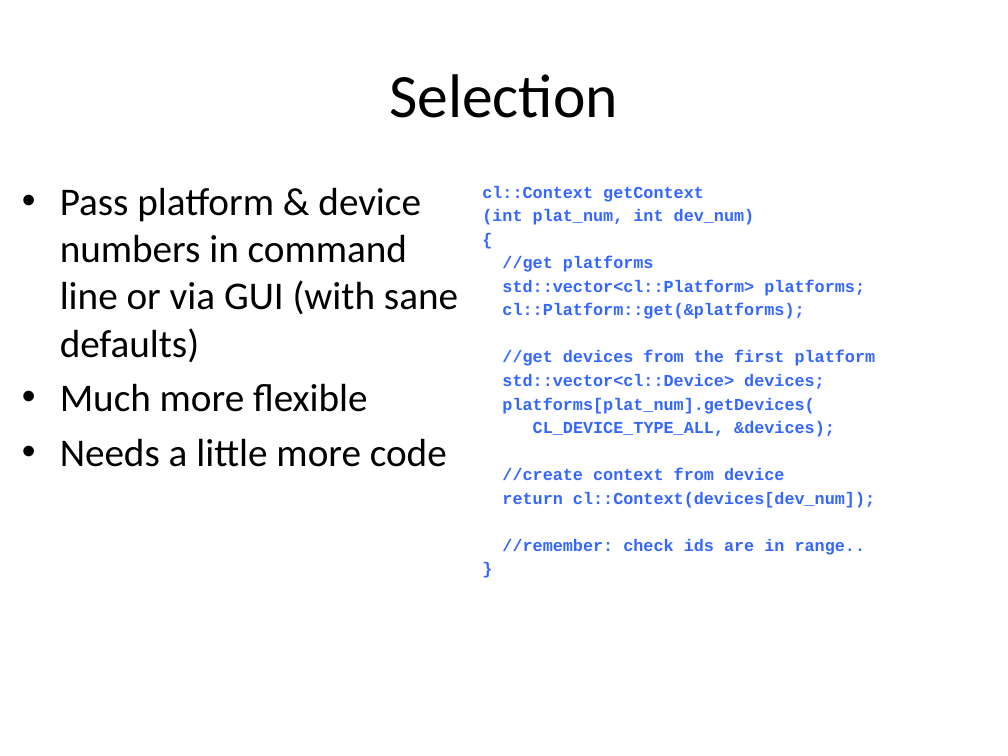
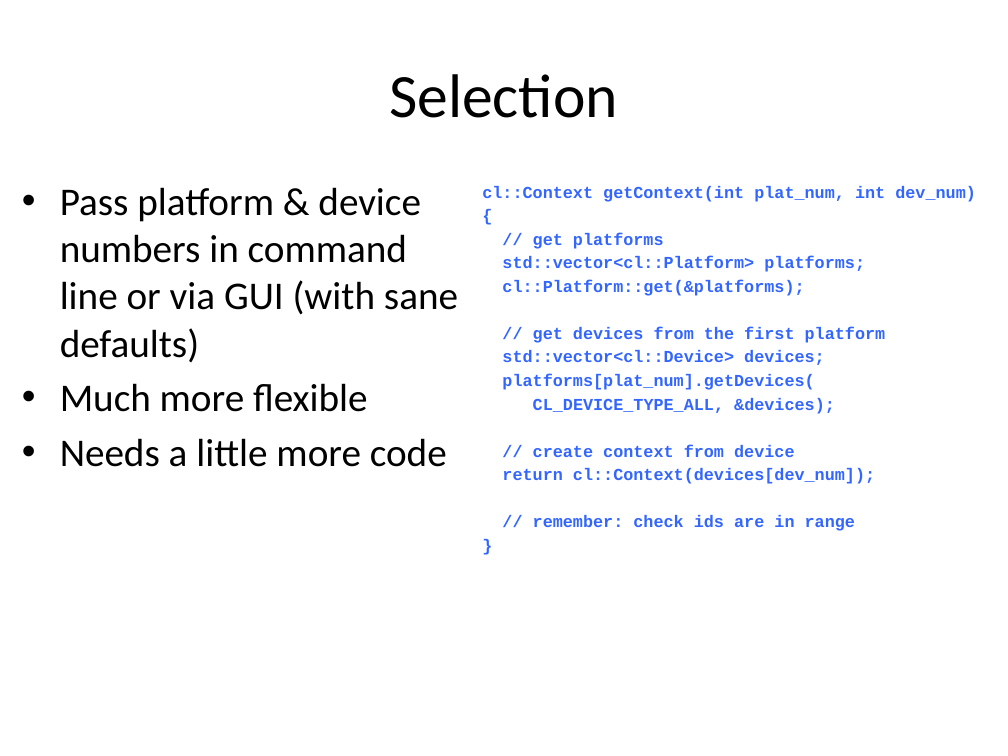
Before and after one commit to UoB-HPC/opencl-training-code, a slide deck: slide 4 of slides/advanced_part1.pptx. Drawn at 1008x756 pixels with LibreOffice and Linux fonts; fonts in the diff are those of the drawing. Boxes give left, top, right and bottom in pixels: in the first picture for what was removed or moved away, otherwise in the second. Text is boxed around its words. In the diff, an @@ line names an element or a change of style, - is before the commit and + after.

```diff
--- a/slides/advanced_part1.pptx
+++ b/slides/advanced_part1.pptx
@@ text at (482,186,976,202): text changed @@
-cl::Context getContext
-(int plat_num, int dev_num)
+cl::Context getContext(int plat_num, int dev_num)
@@ text at (533,232,664,249): spaces changed @@
-//get platforms
+// get platforms
@@ text at (533,326,886,343): spaces changed @@
-//get devices from the first platform
+// get devices from the first platform
@@ text at (533,444,794,457): spaces changed @@
-//create context from device
+// create context from device
@@ text at (533,515,855,531): text changed @@
-//remember: check ids are in range..
+// remember: check ids are in range
```
Also in this commit, not shown: 13 other slides changed.
